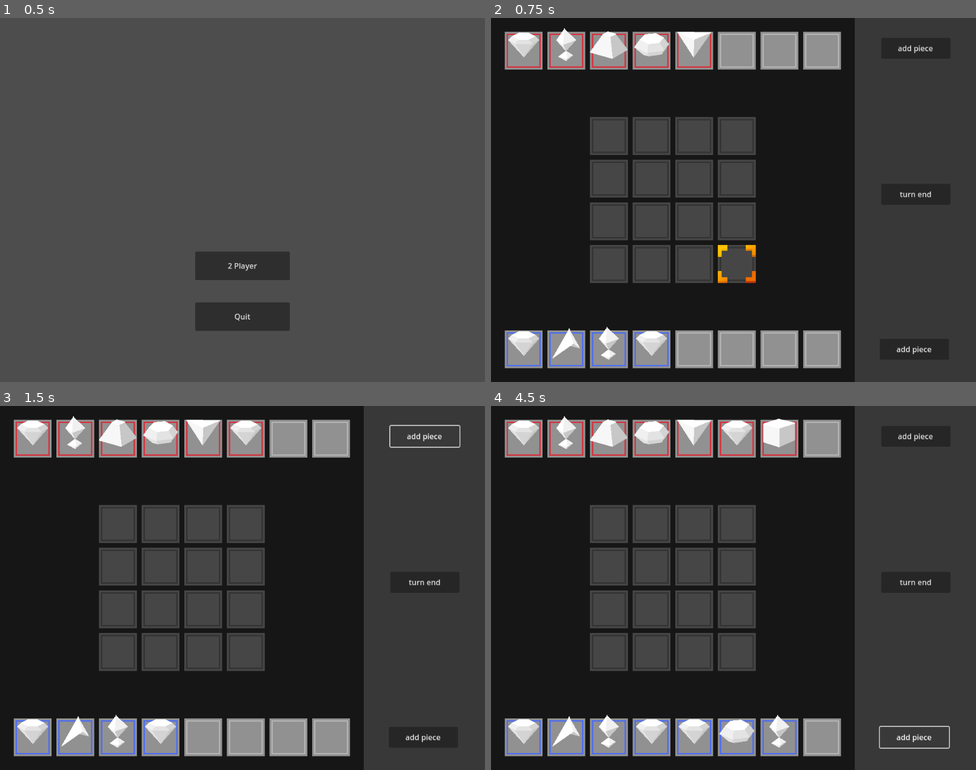
Above: before the commit, frames 1-4 (two rows, left to right).
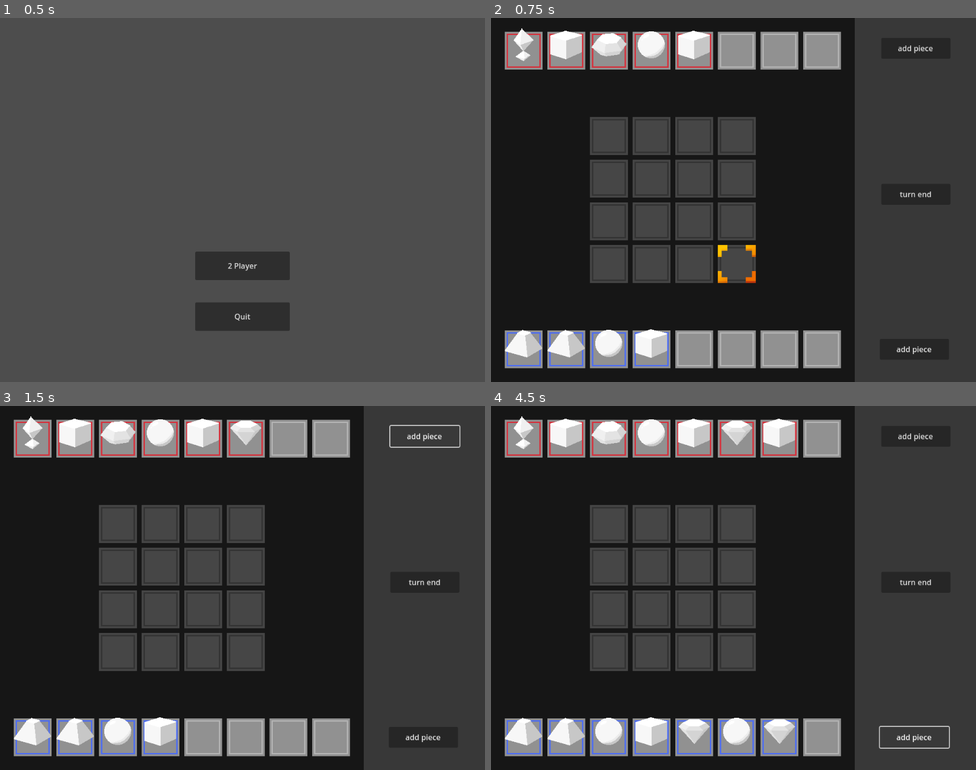
Above: after the commit, the same moments.

Repository: AaronCheng1996/AfternoonBrainstorming_godot
Game: Godot game, scene res://scenes/main.tscn
Same seed, same stepped clock (60 frames per second), same inputs: the game is played once before the commit and once after it.
Inputs:
- Up to frame 1 (0.5 s): no input
- Up to frame 2 (0.75 s): click "2 Player" at 0.5 s
- Up to frame 3 (1.5 s): click "add piece" at 1.25 s
- Up to frame 4 (4.5 s): click "add piece" at 2 s; click "turn end" at 2.75 s; click "add piece" at 3.5 s; click "add piece" at 4.25 s

Frame 1 is identical in both runs. In frame 2, 2.0% of the frame differs, in the area x 2-46%, y 2-94%; in frame 3, 2.0%; in frame 4, 2.3%, in the area x 2-63%, y 2-94%.

Commit message:
修改文件名稱
修改：
1. board場景改名為match

Diff:
--- a/scenes/main.tscn
+++ b/scenes/main.tscn
@@ -16,10 +16,10 @@
 	get_tree().quit()
 
 func _on_btn_pvp_pressed() -> void:
-	get_tree().change_scene_to_file(\"res://scenes/board.tscn\")
+	get_tree().change_scene_to_file(\"res://scenes/match.tscn\")
 
 func _on_btn_cpu_pressed() -> void:
-	get_tree().change_scene_to_file(\"res://scenes/board.tscn\")
+	get_tree().change_scene_to_file(\"res://scenes/match.tscn\")
 "
 
 [node name="Main" type="Node2D"]
--- a/scenes/board.tscn
+++ b/scenes/match.tscn
@@ -27,14 +27,14 @@
 sources/1 = SubResource("TileSetAtlasSource_neurl")
 sources/2 = SubResource("TileSetAtlasSource_yyrd2")
 
-[node name="GUI" type="Control"]
+[node name="Match" type="Control"]
 layout_mode = 3
 anchors_preset = 15
 anchor_right = 1.0
 anchor_bottom = 1.0
 grow_horizontal = 2
 grow_vertical = 2
-script = ExtResource("1_ogsvn")
+script = ExtResource("1_k7rh2")
 
 [node name="Background" type="ColorRect" parent="."]
 layout_mode = 1
Not shown: 2 places in scenes/match.tscn that only renumber resources
